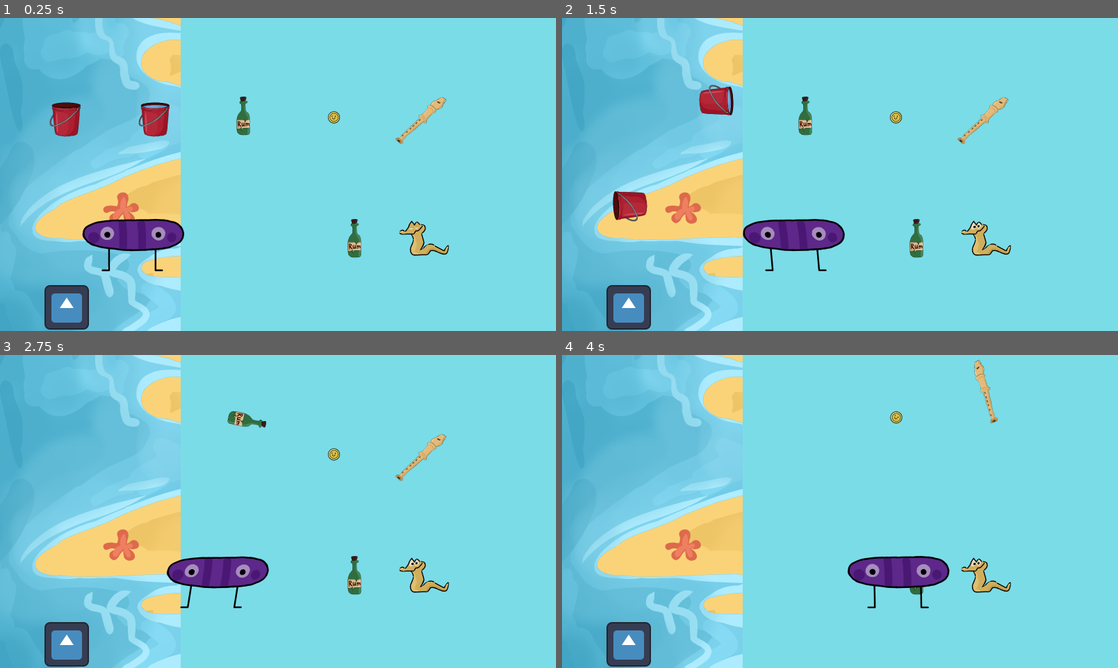
Above: before the commit, frames 1-4 (two rows, left to right).
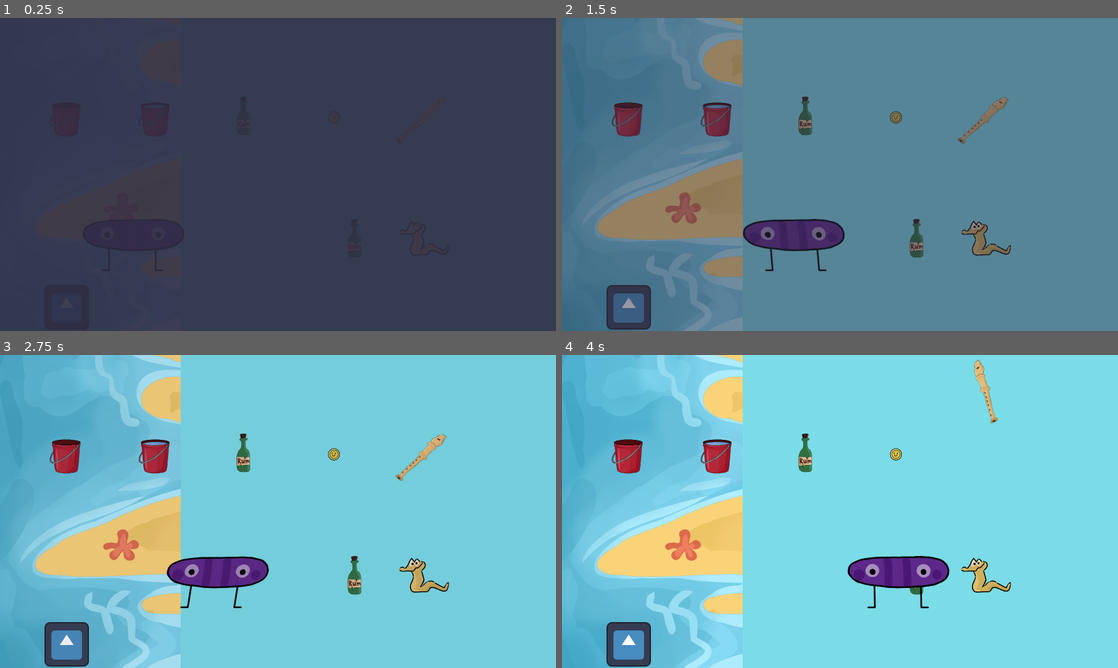
Above: after the commit, the same moments.

Repository: DiVaSkibo/Notebook-command
Game: Godot game, scene res://Scene/+.tscn
Same seed, same stepped clock (60 frames per second), same inputs: the game is played once before the commit and once after it. The engine's default icon, where the game draws it, is replaced by a stand-in: a white triangle on a blue panel in a dark square.
Inputs (mouse positions are in pixels of both pictures, inside the frame that each line leads up to):
- Up to frame 1 (0.25 s): no input
- Up to frame 2 (1.5 s): move the mouse to (628, 118) at 0.52 s; press the mouse at (628, 118) at 0.53 s; hold Right (moveRight) from 0.53 s (still down); move the mouse to (717, 118) at 1.27 s; release the mouse at (717, 118) at 1.28 s; click (717, 118) at 1.35 s
- Up to frame 3 (2.75 s): move the mouse to (244, 455) at 2.02 s; release Right (moveRight) at 2.03 s; press the mouse at (244, 455) at 2.03 s; hold Left (moveLeft) from 2.03 s (still down)
- Up to frame 4 (4 s): move the mouse to (895, 455) at 2.77 s; release Left (moveLeft) at 2.78 s; release the mouse at (895, 455) at 2.78 s; hold Right (moveRight) from 2.78 s (still down); click (895, 455) at 2.85 s; move the mouse to (984, 455) at 3.52 s; press the mouse at (984, 455) at 3.53 s

The runs differ from the first frame. In frame 1, 99% of the frame differs, in the area x 0-100%, y 0-100%; in frame 2, 99%; in frame 3, 1.5%; in frame 4, 1.4%.
Error after the commit: Invalid access to property or key '+:<Node#50969183557>' on a base object of type 'Dictionary'. (res://script/____Handler.gd:19)

Commit message:
Creat transition
+ global transition scene and script
* global handler script
* phisic area scene
* map, phisic area script

Diff:
--- a/Scene/MarketScene.tscn
+++ b/Scene/MarketScene.tscn
@@ -16,16 +16,16 @@
 offset_bottom = 40.0
 texture = ExtResource("1_i6qch")
 
-[node name="shop" type="TextureRect" parent="."]
-offset_right = 40.0
-offset_bottom = 40.0
-texture = ExtResource("2_lm1gn")
-
 [node name="PhisicArea" parent="." instance=ExtResource("3_3qkuh")]
 
 [node name="Pirate" parent="." instance=ExtResource("4_vx7e6")]
-position = Vector2(960, 592)
+position = Vector2(848, 592)
 resource = ExtResource("5_lm1gn")
+
+[node name="shop" type="TextureRect" parent="."]
+offset_right = 1920.0
+offset_bottom = 1080.0
+texture = ExtResource("2_lm1gn")
 
 [node name="Interactor" parent="." instance=ExtResource("6_vx7e6")]
 position = Vector2(1216, 616)
--- /dev/null
+++ b/Scene/___Transition.tscn
@@ -0,0 +1,14 @@
+[gd_scene load_steps=2 format=3 uid="uid://c18j8no0bn6jj"]
+
+[ext_resource type="Script" uid="uid://dibcjkhyscne" path="res://script/___Transition.gd" id="1_luwak"]
+
+[node name="ColorRect" type="ColorRect"]
+z_index = 111
+anchors_preset = 15
+anchor_right = 1.0
+anchor_bottom = 1.0
+grow_horizontal = 2
+grow_vertical = 2
+color = Color(0.184715, 0.17885, 0.269186, 1)
+script = ExtResource("1_luwak")
+metadata/_edit_use_anchors_ = true
--- a/Scene/___phisic_area.tscn
+++ b/Scene/___phisic_area.tscn
@@ -12,6 +12,8 @@
 
 [node name="PhisicArea" type="Node2D"]
 script = ExtResource("1_fcdvb")
+left_scene = &"MapScene"
+right_scene = &"MapScene"
 
 [node name="floor" type="StaticBody2D" parent="."]
 position = Vector2(780, 704)
--- a/project.godot
+++ b/project.godot
@@ -21,6 +21,7 @@
 
 Handler="*res://script/____Handler.gd"
 Wallet="*res://Scene/___Wallet.tscn"
+Transition="*res://Scene/___Transition.tscn"
 
 [display]
 
--- a/script/_Map.gd
+++ b/script/_Map.gd
@@ -15,12 +15,6 @@
 
 	#region	Signals
 func _on_location_navigated(to :Location):
-	if navigator.is_on_target(to):
-		Wallet.show()
-		get_tree().change_scene_to_file('Scene/' + to.scene + '.tscn')
-		print()
-		print('\t\t' + '_'.repeat(to.scene.length() + 4))
-		print('\t\t| ', to.scene, ' |')
-	else:
-		navigator.target = to
+	if navigator.is_on_target(to): Transition.switch(to.scene)
+	else: navigator.target = to
 #endregion
--- /dev/null
+++ b/script/___Transition.gd
@@ -0,0 +1,25 @@
+extends ColorRect
+
+const DURATION := 3.
+
+@onready var tween :Tween
+
+
+func _ready() -> void:
+	tween = create_tween()
+	tween.chain().tween_property(self, 'color:a', 0, DURATION)
+	tween.tween_callback(hide)
+
+func switch(to :StringName) -> void:
+	if tween: tween.kill()
+	tween = create_tween()
+	show()
+	tween.chain().tween_property(self, 'color:a', 1, DURATION / 2)
+	tween.chain().tween_callback(func(): Handler.scene = to)
+	var wallet_status :Callable
+	if to.contains('Map'): wallet_status = Wallet.hide
+	else: wallet_status = Wallet.show
+	tween.chain().tween_callback(wallet_status)
+	tween.chain().tween_property(self, 'color:a', 0, DURATION / 2)
+	tween.tween_callback(hide)
+	print('\n\t\t' + '_'.repeat(to.length() + 4) + '\n\t\t| ', to, ' |\n')
--- a/script/____Handler.gd
+++ b/script/____Handler.gd
@@ -1,5 +1,11 @@
 extends Node
 
+const SCENES :Dictionary = {
+	'MapScene': preload('res://Scene/MapScene.tscn'),
+	'BeachScene': preload('res://Scene/BeachScene.tscn'),
+	'MarketScene': preload('res://Scene/MarketScene.tscn'),
+	'IslandScene': preload('res://Scene/IslandScene.tscn')
+}
 const ITEM := preload('res://Scene/__Item.tscn')
 const ITEMS :Dictionary = {
 	'coin': preload('res://Resource/itemCoin.tres'),
@@ -9,7 +15,9 @@
 	'bucket+water': preload('res://Resource/itemBucket+water.tres')
 }
 
-var scene :Node = null
+var scene :
+	set(x): get_tree().change_scene_to_packed(SCENES[x])
+	get: return get_tree().current_scene
 
 
 func _input(event: InputEvent) -> void:
--- a/script/___phisic_area.gd
+++ b/script/___phisic_area.gd
@@ -5,14 +5,6 @@
 
 
 func _on_left_area_body_entered(body: Node2D) -> void:
-	if body is Fiuf:
-		get_tree().call_deferred('change_scene_to_file', 'Scene/' + left_scene + '.tscn')
-		print()
-		print('\t\t' + '_'.repeat(left_scene.length() + 4))
-		print('\t\t| ', left_scene, ' |')
+	if body is Fiuf: Transition.switch(left_scene)
 func _on_right_area_body_entered(body: Node2D) -> void:
-	if body is Fiuf:
-		get_tree().call_deferred('change_scene_to_file', 'Scene/' + right_scene + '.tscn')
-		print()
-		print('\t\t' + '_'.repeat(right_scene.length() + 4))
-		print('\t\t| ', right_scene, ' |')
+	if body is Fiuf: Transition.switch(right_scene)
Not shown, added: script/___Transition.gd.uid
